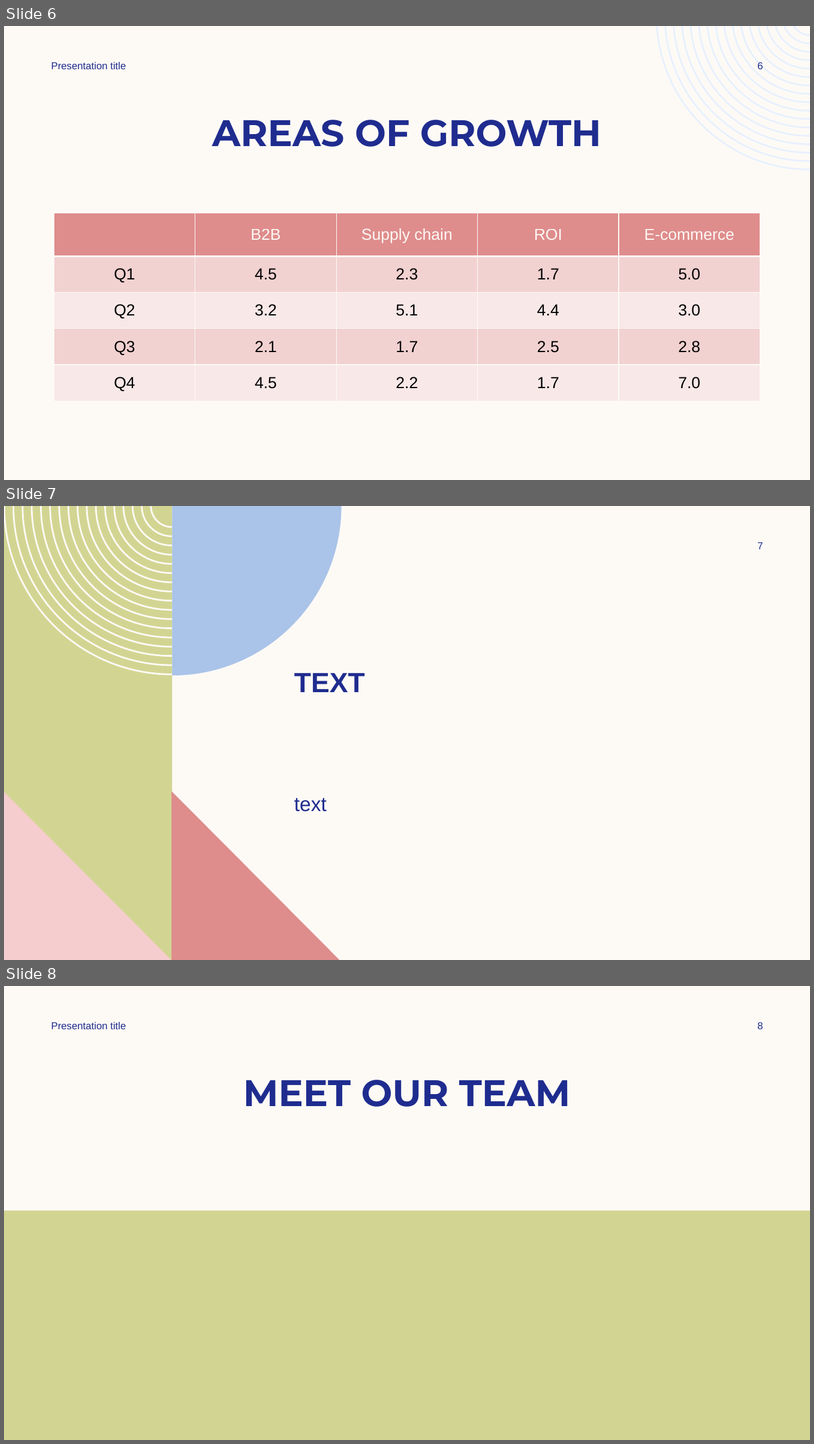
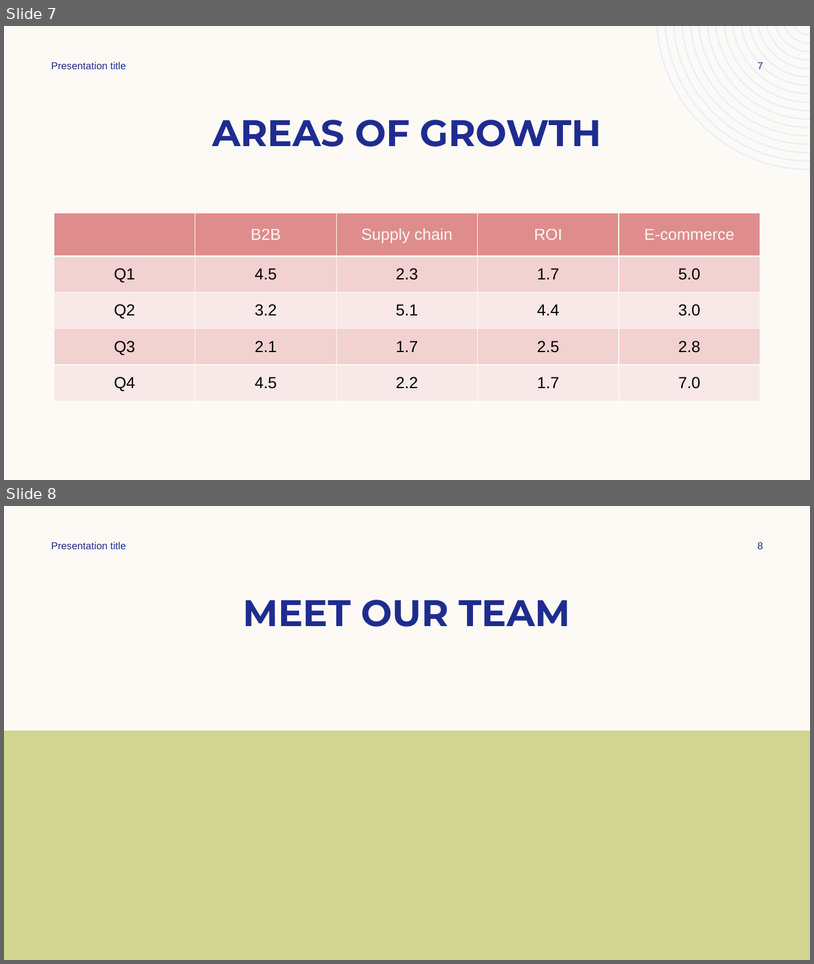
Before and after one commit to joshlynj/ds_salaries, a slide deck: powerpoint/Data Science Salaries from 2022-2023 pt2.pptx. Shown one above the other, each under a label of ours: slides 6, 7 and 8 before the commit, slides 7 and 8 after it. The pictures are 814x1444 and 814x964 pixels, drawn with LibreOffice and Linux fonts; fonts in the diff are those of the drawing. Boxes give left, top, right and bottom in pixels: in the first picture for what was removed or moved away, otherwise in the second. Text is boxed around its words. In the diff, an @@ line names an element or a change of style, - is before the commit and + after.

```diff
--- a/powerpoint/Data Science Salaries from 2022-2023 pt2.pptx
+++ b/powerpoint/Data Science Salaries from 2022-2023 pt2.pptx
@@ slide 7 removed at bbox=[4, 506, 810, 960], background #FDFAF6 @@
@@ freeform shape removed at bbox=[4, 506, 172, 960] @@
@@ freeform shape removed at bbox=[4, 506, 172, 675] @@
@@ freeform shape removed at bbox=[172, 506, 342, 675] @@
@@ page number removed at bbox=[758, 542, 763, 549] @@
-7
@@ title removed at bbox=[294, 673, 365, 692] @@
-TEXT
@@ freeform shape removed at bbox=[4, 791, 172, 960] @@
@@ freeform shape removed at bbox=[171, 791, 341, 960] @@
@@ text removed at bbox=[294, 798, 327, 811] @@
-text
@@ what was slide 6 is now slide 7 @@
@@ page number at bbox=[758, 62, 763, 69]: text changed @@
-6
+7
```
Also in this commit, not shown: 2 slides added, 1 other slide removed, 1 other file.
